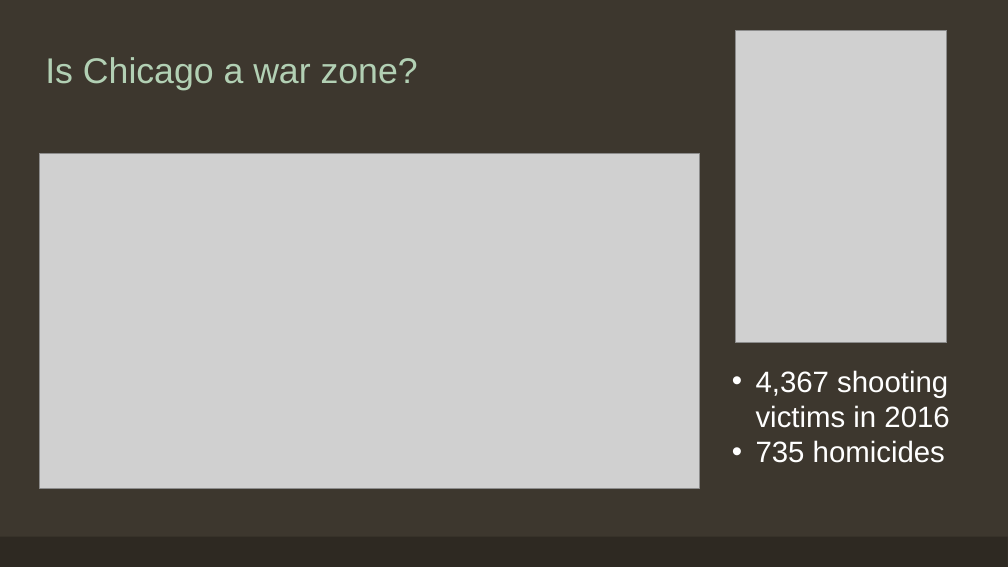
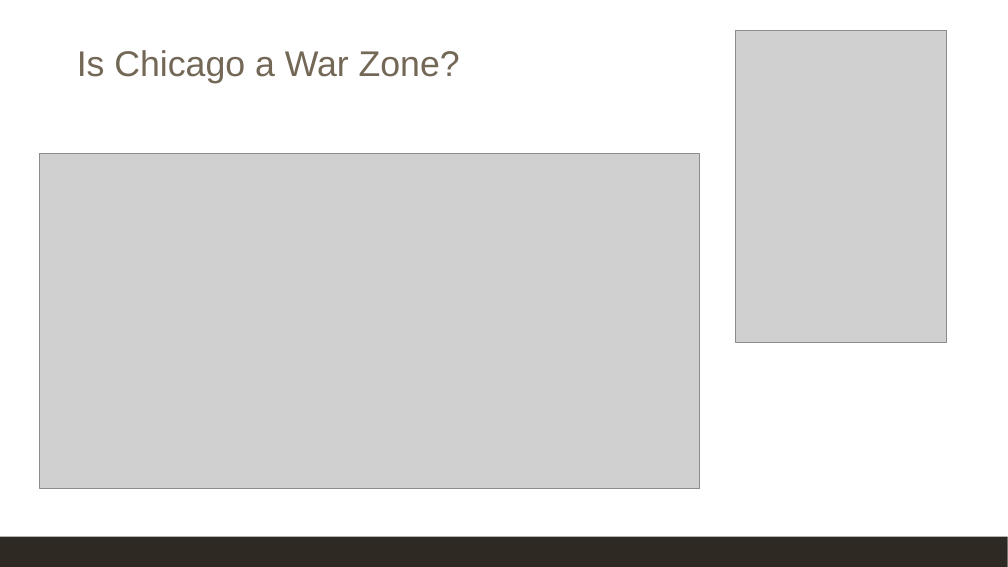
Before and after one commit to EEPlei/Americas-Warzone-Class-Project, a slide deck: slide 2 of Slides/final_slides.pptx. Drawn at 1008x567 pixels with LibreOffice and Linux fonts; fonts in the diff are those of the drawing; grey boxes stand for pictures. Boxes give left, top, right and bottom in pixels: in the first picture for what was removed or moved away, otherwise in the second. Text is boxed around its words. In the diff, an @@ line names an element or a change of style, - is before the commit and + after.

```diff
--- a/Slides/final_slides.pptx
+++ b/Slides/final_slides.pptx
@@ background #3D372E to #FFFFFF @@
@@ title at box(77, 50, 460, 84): text changed; text colour #B2D0B4 to #736756 @@
-Is Chicago a war zone?
+Is Chicago a War Zone?
@@ text removed at box(756, 370, 949, 463) @@
-• 4,367 shooting victims in 2016
-• 735 homicides
```
Also in this commit, not shown: 3 other slides changed, 6 slides added, 2 slides removed.
